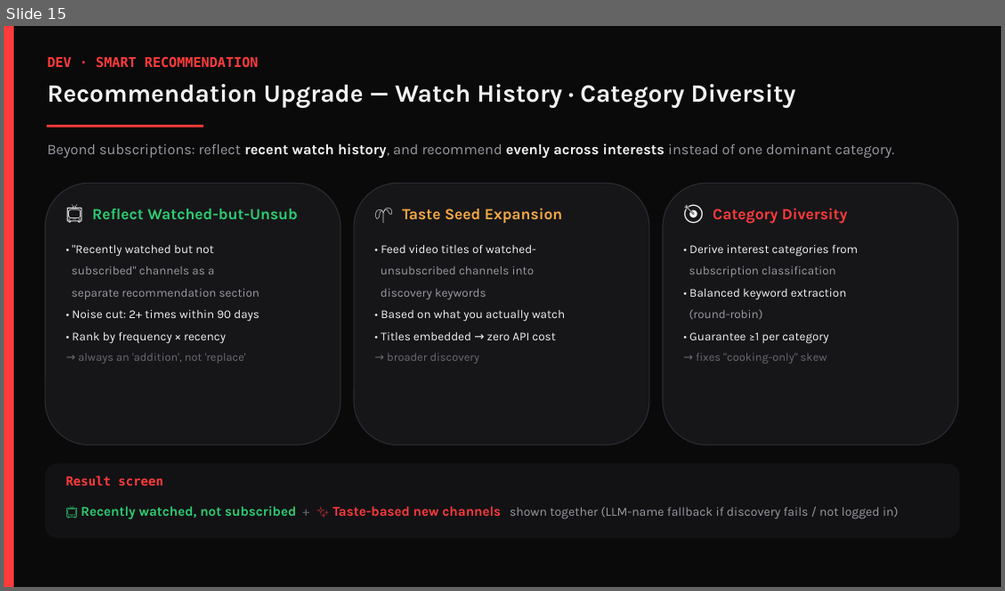
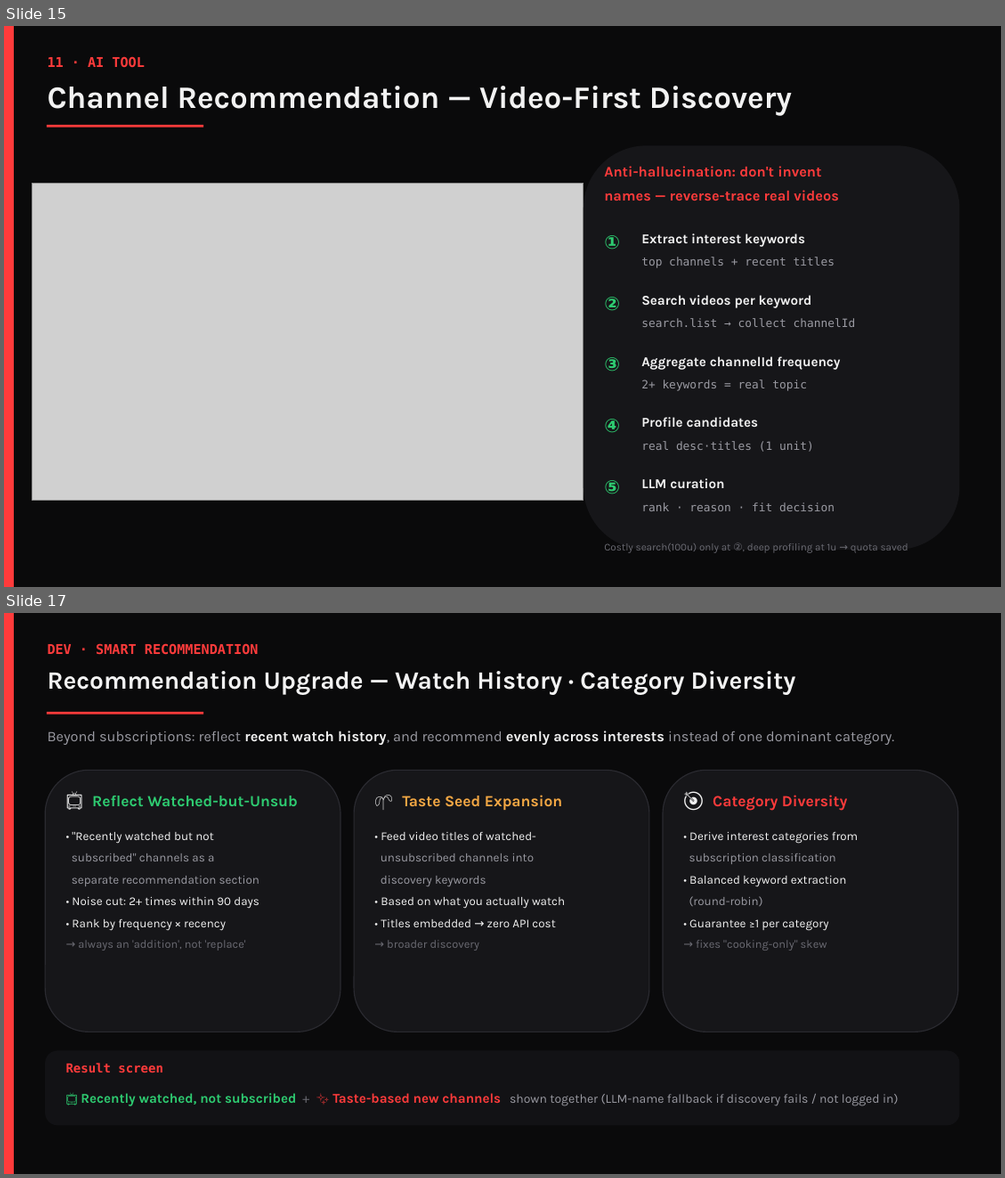
Before and after one commit to HANJUSON/Liberal_algorithm, a slide deck: 구독채널_관심도_분석기_발표.pptx. Shown one above the other, each under a label of ours: slide 15 before the commit, slides 15 and 17 after it; the slides between them are not shown. The pictures are 1005x591 and 1005x1178 pixels, drawn with LibreOffice and Linux fonts; fonts in the diff are those of the drawing; grey boxes stand for pictures. Boxes give left, top, right and bottom in pixels: in the first picture for what was removed or moved away, otherwise in the second. Text is boxed around its words. In the diff, an @@ line names an element or a change of style, - is before the commit and + after.

```diff
--- a/구독채널_관심도_분석기_발표.pptx
+++ b/구독채널_관심도_분석기_발표.pptx
@@ slide 15 added at <box>4,26,1001,587</box>, background #FFFFFF @@
@@ rectangle added at <box>4,26,1001,587</box>, fill #0A0A0B @@
@@ rectangle added at <box>4,26,14,587</box>, fill #FF3B3B @@
@@ text added at <box>48,56,144,68</box>, 13 pt, text #FF3B3B, bold @@
+11 · AI TOOL
@@ text added at <box>48,86,792,116</box>, 30 pt, text #F2F2F2, bold @@
+Channel Recommendation — Video-First Discovery
@@ rectangle added at <box>47,125,203,127</box>, fill #FF3B3B @@
@@ rounded rectangle added at <box>583,145,960,549</box>, fill #161619 @@
@@ picture added at <box>32,183,583,501</box> @@
@@ text added at <box>604,166,838,201</box>, 14 pt, text #FF3B3B, bold @@
+Anti-hallucination: don't invent
+names — reverse-trace real videos
@@ text added at <box>604,235,620,249</box>, 18 pt, text #2ECC71, bold @@
+①
@@ text added at <box>641,233,805,247</box>, 13 pt, text #F2F2F2, bold @@
+Extract interest keywords
@@ text added at <box>641,257,834,268</box>, 11 pt, text #9A9AA2 @@
+top channels + recent titles
@@ text added at <box>604,297,620,311</box>, 18 pt, text #2ECC71, bold @@
+②
@@ text added at <box>641,295,812,308</box>, 13 pt, text #F2F2F2, bold @@
+Search videos per keyword
@@ text added at <box>641,318,856,327</box>, 11 pt, text #9A9AA2 @@
+search.list → collect channelId
@@ text added at <box>604,357,620,371</box>, 18 pt, text #2ECC71, bold @@
+③
@@ text added at <box>641,356,840,370</box>, 13 pt, text #F2F2F2, bold @@
+Aggregate channelId frequency
@@ text added at <box>641,379,807,391</box>, 11 pt, text #9A9AA2 @@
+2+ keywords = real topic
@@ text added at <box>604,418,620,433</box>, 18 pt, text #2ECC71, bold @@
+④
@@ text added at <box>641,417,759,426</box>, 13 pt, text #F2F2F2, bold @@
+Profile candidates
@@ text added at <box>641,441,814,451</box>, 11 pt, text #9A9AA2 @@
+real desc·titles (1 unit)
@@ text added at <box>641,478,724,488</box>, 13 pt, text #F2F2F2, bold @@
+LLM curation
@@ text added at <box>604,480,620,494</box>, 18 pt, text #2ECC71, bold @@
+⑤
@@ text added at <box>641,502,834,511</box>, 11 pt, text #9A9AA2 @@
+rank · reason · fit decision
@@ text added at <box>604,542,908,553</box>, 10 pt, text #6A6A72 @@
+Costly search(100u) only at ②, deep profiling at 1u → quota saved
@@ what was slide 15 is now slide 17 @@
```
Also in this commit, not shown: 3 slides changed, 1 other slide added.
